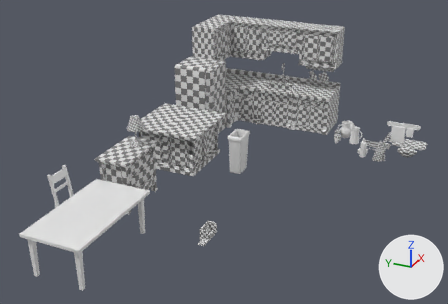
A saved change to the Blender file Assets/Art/Models/lemon.blend.
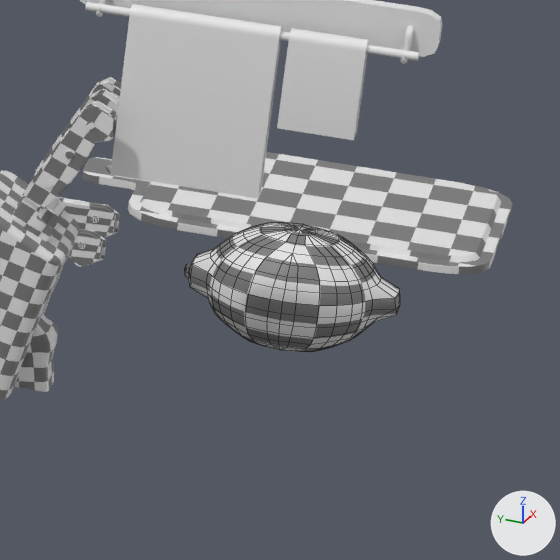
The first picture shows the older version from a camera (50 mm lens) standing at (-92.2, -10.2, 40.1) and looking at (-23.9, 20.5, 6.0). The close-ups show both versions on the part from 85% to 96% of the width and 41% to 58% of the height of that picture; other places that the commit changed are outside them. Arrows for +X, +Y and +Z are at lower right; the lights stay in place. The close-ups show mesh edges as thin lines.

In view in the first close-up: 'Cube.017', 'CuttingBoard_high', 'KnieHandle_low.001', 'KnieHandle_low.002', 'KnieHandle_low.003', 'Lemon_low'.
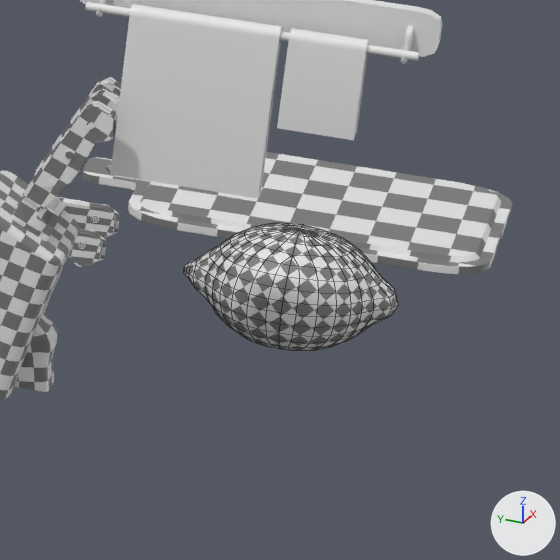
Where the newer file only moved an object's origin or applied its transform, the numbers keep the older frame.

Location of each change, (x1, y1, x2, y2) in pixels of the close-ups (560 x 560 px; the box of a moved part takes in the faces that stretch with it):
'Lemon_low', hidden
    before: (184, 222, 400, 352)
'Lemon_low.001', added
    after: (184, 223, 398, 351)
part 1 of me_sphere_002, moved or reshaped (not visible afterwards)
    before: (364, 305, 400, 328)
part 2 of me_sphere_002, cut back
    before: (184, 261, 193, 279)
part 3 of me_sphere_002, surface changed
    before: (189, 222, 400, 352)

The change, as a diff of the scene's bpy script:
```diff
--- a/Assets/Art/Models/lemon.blend.py
+++ b/Assets/Art/Models/lemon.blend.py
@@ me_sphere_002 @@
 # used by ob_lemon_low; location = (0.0, 0.0, 0.0); scale = (1.0, 1.46, 0.904)
 # verts and faces of me_sphere_002; kept vertices keep their numbers, new ones are numbered from 486
 # before: 140 (-0.18, -0.86, -0.19) at pixel (378, 317)
-me_sphere_002.from_pydata(...)  # 486 vertices, 516 faces; spans x -1.0..1.0, y -1.03..1.03, z -1.0..1.0
+me_sphere_002.from_pydata(...)  # 478 vertices, 508 faces; spans x -1.0..1.0, y -1.03..1.03, z -1.0..1.0
+# me_sphere_002 part 1
+verts[140] = (-0.18, -0.98, -0.19)  # moved
+# me_sphere_002 part 2
+# 8 vertices are removed from x -0.11..0.11, y 0.99, z -0.11..0.11
+# 16 faces are deleted
+# 8 new faces join them
+# me_sphere_002 part 3: 499 kept faces spanning x -1.0..1.0, y -1.03..1.03, z -1.0..1.0 get new texture (UV) coordinates
 me_sphere_002.materials.append(mat_uv_material)
@@ me_sphere_010 @@
+me_sphere_010.from_pydata(...)  # 486 vertices, 516 faces; spans x -0.99..0.99, y -1.48..1.54, z -0.9..0.9
+me_sphere_010.polygons.foreach_set('use_smooth', [True] * 516)
+me_sphere_010.materials.append(mat_uv_material)
@@ ob_lemon_low @@
 ob_lemon_low.scale = (1.0, 1.46, 0.904)
+ob_lemon_low.hide_set(True)
@@ ob_lemon_low_001 @@
+ob_lemon_low_001 = bpy.data.objects.new('Lemon_low.001', me_sphere_010)
+ob_lemon_low_001.location = (0.0, 0.0, 0.0)
```
